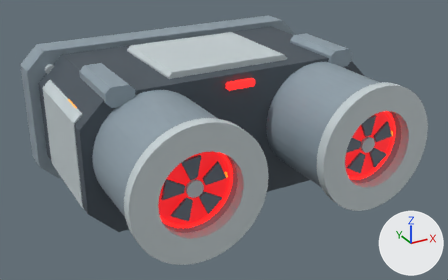
What one commit did to the OBJ model Tools/ModelFactory/M05/M05-003/generated/M05-003_dual_optical_scanner.obj.
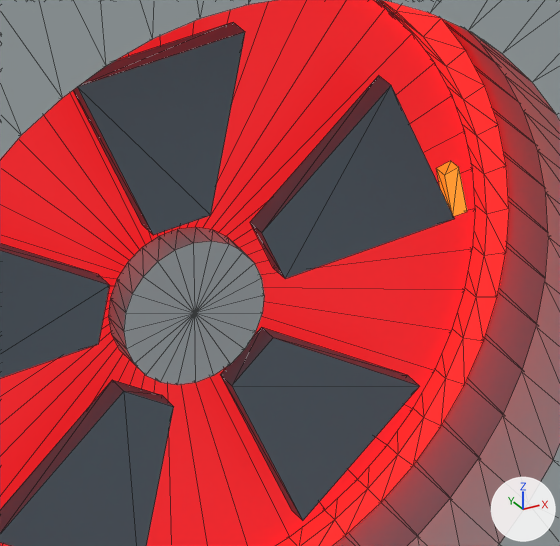
The first picture shows the older version from a 50 mm camera at (-0.676, -1.591, 0.587) aimed at (0.008, -0.348, -0.035). The close-ups show the older and then the newer version on the part from 38% to 53% of the width and 54% to 78% of the height of that picture. Only the edits that show in the close-ups are written down. The lights are fixed; the arrows at lower right show +X, +Y and +Z. The close-ups show mesh edges as thin lines. Where no turn or scale is listed for an object, it has been applied to the vertices.

Script lines for the objects in view, before the commit:
```python
ob_front_ceramic_bezel_l = bpy.data.objects.new('Front_Ceramic_Bezel_L', me_front_ceramic_bezel_l)
ob_front_ceramic_bezel_l.location = (0.0, 0.0, 0.0)
ob_iris_petal_l_01 = bpy.data.objects.new('Iris_Petal_L_01', me_iris_petal_l_01)
ob_iris_petal_l_01.location = (0.0, 0.0, 0.0)
ob_iris_petal_l_02 = bpy.data.objects.new('Iris_Petal_L_02', me_iris_petal_l_02)
ob_iris_petal_l_02.location = (0.0, 0.0, 0.0)
ob_iris_petal_l_03 = bpy.data.objects.new('Iris_Petal_L_03', me_iris_petal_l_03)
ob_iris_petal_l_03.location = (0.0, 0.0, 0.0)
ob_iris_petal_l_04 = bpy.data.objects.new('Iris_Petal_L_04', me_iris_petal_l_04)
ob_iris_petal_l_04.location = (0.0, 0.0, 0.0)
ob_iris_petal_l_05 = bpy.data.objects.new('Iris_Petal_L_05', me_iris_petal_l_05)
ob_iris_petal_l_05.location = (0.0, 0.0, 0.0)
# also in view: 'Ruby_Optical_Lens_L' at (-0.215, -0.62, 0.02); 'Red_Inner_Trim_L' at (-0.215, -0.621, 0.02); 'Iris_Center_Hub_L' at (-0.215, -0.635, 0.02); 'Iris_Index_Mark_L' at (-0.145, -0.635, 0.033); 'Optical_Barrel_L' at (-0.215, -0.53, 0.02)
```
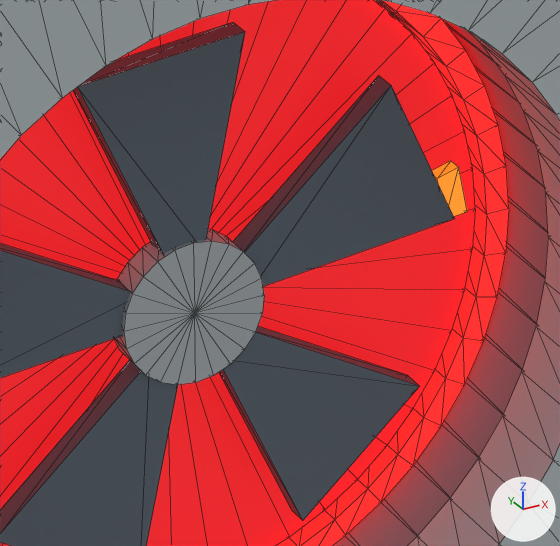
Boxes [x1, y1, x2, y2] around the edits, measured in the close-ups (560 x 546 px; the box of a moved part takes in the faces that stretch with it):
'Iris_Petal_L_02', reshaped (9% taller): before [73, 22, 245, 235]; after [73, 22, 245, 255]
'Iris_Petal_L_01', reshaped (8% wider): before [250, 76, 455, 279]; after [233, 76, 455, 286]
'Iris_Petal_L_04', reshaped: before [0, 380, 174, 546]; after [0, 360, 178, 546]
'Iris_Petal_L_05', reshaped: before [220, 327, 419, 521]; after [219, 326, 419, 521]
'Iris_Petal_L_03', reshaped: before [0, 243, 109, 378]; after [0, 243, 130, 378]
part 2 of me_iris_petal_l_02, moved or reshaped: before [80, 91, 212, 235]; after [80, 91, 212, 255]

What changed in the scene script:
```text
Change me_iris_petal_l_01:
    remove me_iris_petal_l_01.from_pydata(...)  # 8 vertices, 12 faces; spans x -0.197..-0.1463, y -0.638..-0.632, z 0.0224..0.0655
    add me_iris_petal_l_01.from_pydata(...)  # 8 vertices, 12 faces; spans x -0.2037..-0.1463, y -0.638..-0.632, z 0.0215..0.0655
    me_iris_petal_l_01 part 1
    me_iris_petal_l_01.vertices[0].co: (-0.1911, -0.632, 0.0224) -> (-0.2001, -0.632, 0.0215)  # pixel (273, 268) -> not seen
    me_iris_petal_l_01.vertices[3].co: (-0.197, -0.632, 0.0358) -> (-0.2037, -0.632, 0.0299)  # pixel (249, 222) -> not seen
    me_iris_petal_l_01.vertices[4].co: (-0.1911, -0.638, 0.0224) -> (-0.2001, -0.638, 0.0215)  # pixel (285, 278) -> not seen
    me_iris_petal_l_01.vertices[7].co: (-0.197, -0.638, 0.0358) -> (-0.2037, -0.638, 0.0299)  # pixel (261, 232) -> not seen
Change me_iris_petal_l_02:
    remove me_iris_petal_l_02.from_pydata(...)  # 8 vertices, 12 faces; spans x -0.2422..-0.2003, y -0.638..-0.632, z 0.0421..0.0874
    add me_iris_petal_l_02.from_pydata(...)  # 8 vertices, 12 faces; spans x -0.2422..-0.2003, y -0.638..-0.632, z 0.0338..0.0874
    me_iris_petal_l_02 part 2
    me_iris_petal_l_02.vertices[0].co: (-0.2099, -0.632, 0.0435) -> (-0.2118, -0.632, 0.0347)
    me_iris_petal_l_02.vertices[3].co: (-0.2245, -0.632, 0.0421) -> (-0.2209, -0.632, 0.0338)  # pixel (141, 224) -> not seen
    me_iris_petal_l_02.vertices[4].co: (-0.2099, -0.638, 0.0435) -> (-0.2118, -0.638, 0.0347)  # pixel (210, 215) -> not seen
    me_iris_petal_l_02.vertices[7].co: (-0.2245, -0.638, 0.0421) -> (-0.2209, -0.638, 0.0338)  # pixel (153, 235) -> not seen
Change me_iris_petal_l_03:
    remove me_iris_petal_l_03.from_pydata(...)  # 8 vertices, 12 faces; spans x -0.2837..-0.2357, y -0.638..-0.632, z 0.0137..0.0548
    add me_iris_petal_l_03.from_pydata(...)  # 8 vertices, 12 faces; spans x -0.2837..-0.228, y -0.638..-0.632, z 0.0137..0.0548
    me_iris_petal_l_03 part 3
    me_iris_petal_l_03.vertices[0].co: (-0.2357, -0.632, 0.0321) -> (-0.228, -0.632, 0.0276)  # pixel (98, 274) -> not seen
    me_iris_petal_l_03.vertices[3].co: (-0.2389, -0.632, 0.0178) -> (-0.2299, -0.632, 0.0186)
    me_iris_petal_l_03.vertices[4].co: (-0.2357, -0.638, 0.0321) -> (-0.228, -0.638, 0.0276)  # pixel (109, 285) -> not seen
    me_iris_petal_l_03.vertices[7].co: (-0.2389, -0.638, 0.0178) -> (-0.2299, -0.638, 0.0186)  # pixel (98, 344) -> not seen
Change me_iris_petal_l_04:
    remove me_iris_petal_l_04.from_pydata(...)  # 8 vertices, 12 faces; spans x -0.2665..-0.2203, y -0.638..-0.632, z -0.0473..0.004
    add me_iris_petal_l_04.from_pydata(...)  # 8 vertices, 12 faces; spans x -0.2665..-0.2183, y -0.638..-0.632, z -0.0473..0.01
    me_iris_petal_l_04 part 4
    me_iris_petal_l_04.vertices[0].co: (-0.2329, -0.632, 0.004) -> (-0.2262, -0.632, 0.01)  # pixel (112, 379) -> not seen
    me_iris_petal_l_04.vertices[3].co: (-0.2203, -0.632, -0.0034) -> (-0.2183, -0.632, 0.0054)  # pixel (162, 395) -> not seen
    me_iris_petal_l_04.vertices[4].co: (-0.2329, -0.638, 0.004) -> (-0.2262, -0.638, 0.01)  # pixel (123, 391) -> not seen
    me_iris_petal_l_04.vertices[7].co: (-0.2203, -0.638, -0.0034) -> (-0.2183, -0.638, 0.0054)  # pixel (173, 406) -> not seen
Change me_iris_petal_l_05:
    remove me_iris_petal_l_05.from_pydata(...)  # 8 vertices, 12 faces; spans x -0.2053..-0.1557, y -0.638..-0.632, z -0.0432..0.0077
    add me_iris_petal_l_05.from_pydata(...)  # 8 vertices, 12 faces; spans x -0.209..-0.1557, y -0.638..-0.632, z -0.0432..0.0123
    me_iris_petal_l_05 part 5
    me_iris_petal_l_05.vertices[0].co: (-0.2053, -0.632, -0.002) -> (-0.209, -0.632, 0.0063)  # pixel (220, 374) -> not seen
    me_iris_petal_l_05.vertices[3].co: (-0.1944, -0.632, 0.0077) -> (-0.2021, -0.632, 0.0123)  # pixel (261, 327) -> not seen
    me_iris_petal_l_05.vertices[4].co: (-0.2053, -0.638, -0.002) -> (-0.209, -0.638, 0.0063)  # pixel (231, 385) -> not seen
    me_iris_petal_l_05.vertices[7].co: (-0.1944, -0.638, 0.0077) -> (-0.2021, -0.638, 0.0123)  # pixel (273, 337) -> not seen
```
